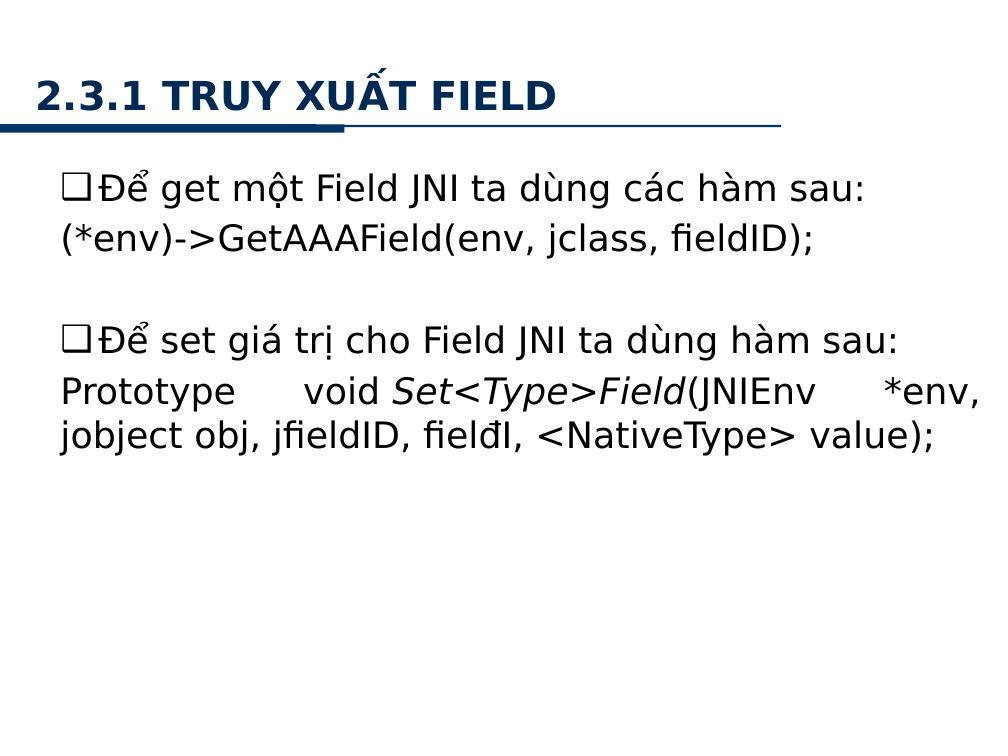
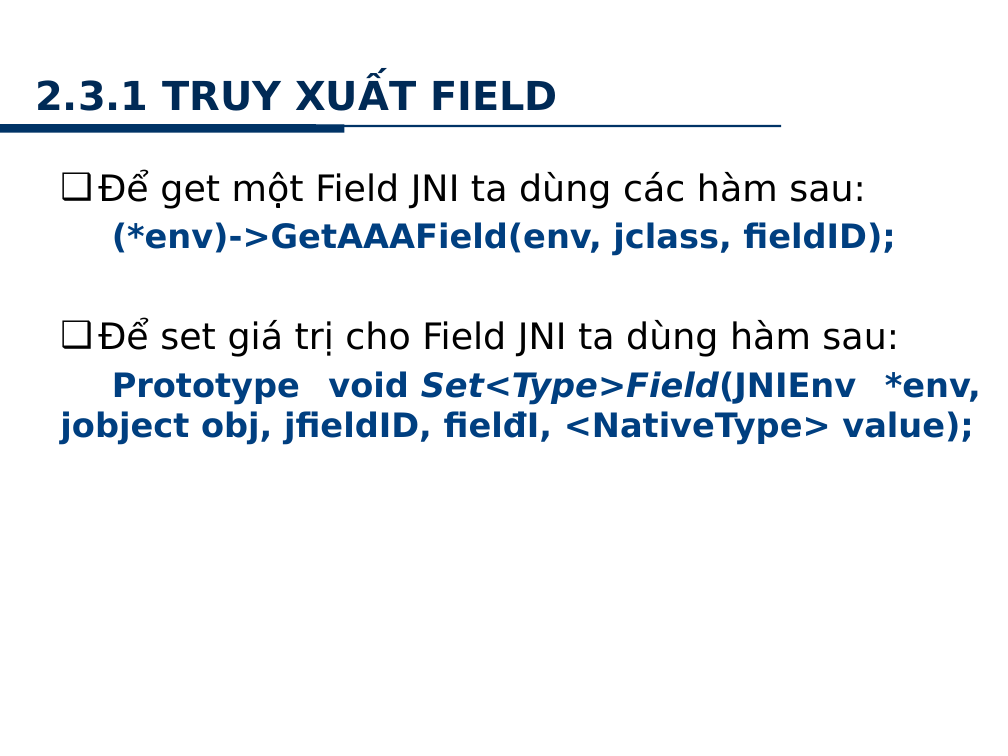
Before and after one commit to minhkhanh/UofS-Java, a slide deck: slide 14 of Seminar_JNI/Slide_00.pptx (slide 15 before the commit). Drawn at 1008x756 pixels with LibreOffice and Linux fonts; fonts in the diff are those of the drawing; background and template pictures are left out. Boxes give left, top, right and bottom in pixels: in the first picture for what was removed or moved away, otherwise in the second. Text is boxed around its words. In the diff, an @@ line names an element or a change of style, - is before the commit and + after.

```diff
--- a/Seminar_JNI/Slide_00.pptx
+++ b/Seminar_JNI/Slide_00.pptx
@@ text at [60,222,981,445]: size 26 to 24 pt, text colour #000000 to #003F80, bold on in "(*env)->GetAAAField(env, jclass, fieldID);", "Prototype void Set<Type>Field(JNIEnv *env, jobject obj, jfie ..."; indent changed @@
```
Also in this commit, not shown: 15 other slides changed, 1 slide removed.
